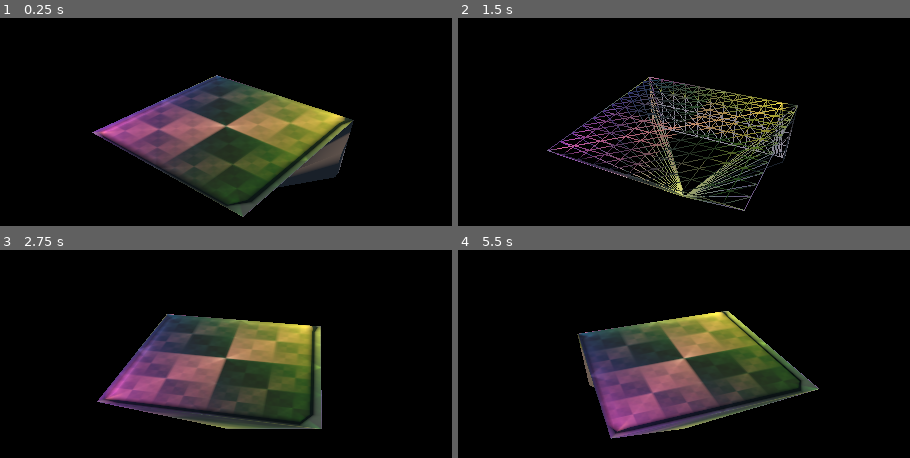
Above: before the commit, frames 1-4 (two rows, left to right).
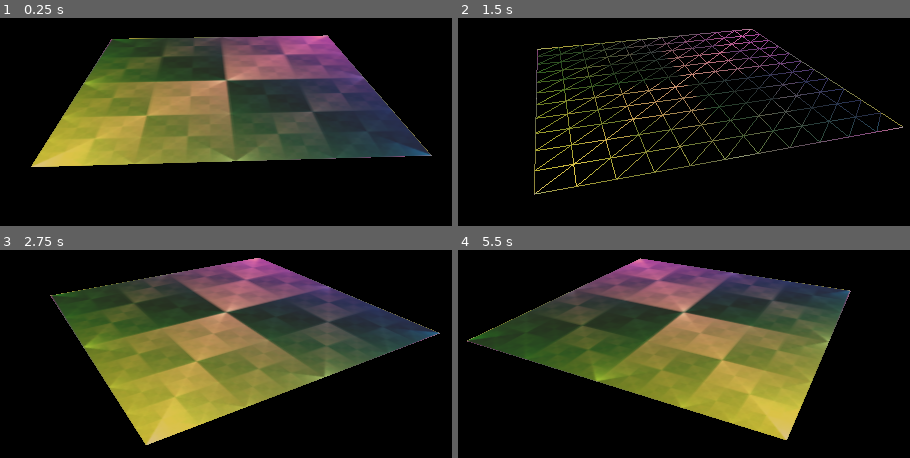
Above: after the commit, the same moments.

Repository: jinjagit/face_with_margin
Game: Godot game, scene res://Main.tscn
Same seed, same stepped clock (60 frames per second), same inputs: the game is played once before the commit and once after it.
Inputs:
- Up to frame 1 (0.25 s): no input
- Up to frame 2 (1.5 s): tap Enter at 0.5 s; hold P 0.53-1.28 s; tap P at 1.35 s
- Up to frame 3 (2.75 s): hold P from 2.03 s (still down)
- Up to frame 4 (5.5 s): release P at 2.78 s; tap P at 2.85, 4.35 s; hold P 3.53-4.28 s; hold P from 5.03 s (still down)

The runs differ from the first frame. In frame 1, 46% of the frame differs, in the area x 6-96%, y 8-96%; in frame 2, 16%; in frame 3, 44%; in frame 4, 44%.

Commit message:
recreate simple face mesh as first vertices, triengels, etc

Diff:
--- a/FaceWithMargin.gd
+++ b/FaceWithMargin.gd
@@ -1,6 +1,6 @@
 tool
 extends MeshInstance
-class_name FaceWithMarginOLD2
+class_name FaceWithMargin
 
 export var normal : Vector3
 
@@ -13,74 +13,112 @@
 	var sz := pointOnUnitCube.z * sqrt(1.0 - x2 / 2.0 - y2 / 2.0 + x2 * y2 / 3.0)
 	return Vector3(sx, sy, sz)
 
-func vertex_pos(x : int, y : int, resolution: int):
-	var dX = 1.0 * x / (resolution - 1)
-	var dY = 1.0 * y / (resolution - 1)
-	var posX = dX - 0.5
-	var posY = dY - 0.5
+func displace_vertically(factor : float, step: float):
+	var v_offset : float = factor * step * 2.0
 
-	return Vector3(posX, posY, 0)
+	var new_normal := Vector3(0.0, 0.0, 0.0)
+	if normal.z > 0.0:
+		new_normal = Vector3(0.0, 0.0, normal.z - v_offset)
+	elif normal.z < 0.0:
+		new_normal = Vector3(0.0, 0.0, normal.z + v_offset)
+	elif normal.y > 0.0:
+		new_normal = Vector3(0.0, normal.y - v_offset, 0.0)
+	elif normal.y < 0.0:
+		new_normal = Vector3(0.0, normal.y + v_offset, 0.0)
+	elif normal.x > 0.0:
+		new_normal = Vector3(normal.x - v_offset, 0.0, 0.0)
+	else:
+		new_normal = Vector3(normal.x + v_offset, 0.0, 0.0)
+
+	return new_normal
 
 func generate_mesh():
-	var st = SurfaceTool.new()
+	var arrays := []
+	arrays.resize(Mesh.ARRAY_MAX)
 
-	st.begin(Mesh.PRIMITIVE_TRIANGLES)
+	var vertex_array := PoolVector3Array()
+	var uv_array := PoolVector2Array()
+	var normal_array := PoolVector3Array()
+	var index_array := PoolIntArray()
 
-	var resolution : int = 11
-	var margin : int = 3
-	var width : int = resolution + (2 * margin)
-	var offset : float = margin / width
+	var resolution := 12
+	var margin := 0
+	var step = 1.0 / (resolution - 1) # We can probably lose this.
+	var num_vertices : int = resolution * resolution + (margin * (resolution - 1) * 4)
+	var num_indices : int = (resolution - 1) * (resolution -1) * 6 + (margin * (resolution - 1) * 24)
+
+	vertex_array.resize(num_vertices)
+	uv_array.resize(num_vertices)
+	normal_array.resize(num_vertices)
+	index_array.resize(num_indices)
+
+	var tri_index : int = 0
+	var axisA := Vector3(normal.y, normal.z, normal.x)
+	var axisB : Vector3 = normal.cross(axisA)
+	var percent := Vector2(0.0, 0.0)
+	var pointOnUnitCube := Vector3(0.0, 0.0, 0.0)
+	var factor := 0.0
 	var i : int = 0
 
-	var axisA := Vector3(normal.y, normal.z, normal.x)
-	var axisB : Vector3 = normal.cross(axisA)
-	for y in range(margin + 1):
-		for x in range(width):
-			# So, how to calculate position neatly? (flat plane for now)
-			# 0 - 3   /   3 - 13   / 13 - 16
-			# < margin / x >= margin and x < width - margin   / x >= width - margin
+	# For reference, the default percent calc:
+	# var percent := Vector2(x, y) / (resolution - 1)
 
-			var percent := Vector2(x, y) / (width - 1) # change to resolution when only used for face
-			var pointOnUnitCube : Vector3 = normal + (percent.x - 0.5) * 2.0 * axisA + (percent.y - 0.5) * 2.0 * axisB
+	for y in range(resolution):
+		for x in range(resolution):
+			percent = Vector2(x, y) / (resolution - 1)
+			pointOnUnitCube = normal + (percent.x - 0.5) * 2.0 * axisA + (percent.y - 0.5) * 2.0 * axisB
+			# Must convert integers to floats!
+			uv_array[i] = Vector2((x * 1.0) / (resolution - 1), (y * 1.0) / (resolution - 1))
 
+			#vertex_array[i] = spherize(pointOnUnitCube)
+			vertex_array[i] = pointOnUnitCube
 
+			if x != resolution - 1 and y != resolution - 1:
+				index_array[tri_index + 2] = i
+				index_array[tri_index + 1] = i + resolution + 1
+				index_array[tri_index] = i + resolution
 
-			# wind 'backwards' for now, so all are visible 'outside' cube
-			if x > 0 and y > 0:
-				st.add_index(i - width - 1);
-				st.add_index(i - 1);
-				st.add_index(i);
-
-				st.add_index(i - width - 1);
-				st.add_index(i);
-				st.add_index(i - width);
-
-			if y <= margin:            # top margin
-				if x <= margin:
-					st.add_uv(Vector2(x / (margin), y / (margin)))
-				if x > margin and x < width - margin - 1:
-					# x from 1 @ 3 to 0 @ 13
-					st.add_uv(Vector2((width - margin - x - 1) / resolution, y / (margin)))
-				if x >= width - margin - 1:
-					st.add_uv(Vector2((x - resolution + 1) / (margin), y / (margin)))
-
-			#elif x < margin:          # left margin
-			#elif x >= width - margin: # right margin
-			#elif y >= margin:         # bottom margin
-			#else:                     # actual face
-
-			st.add_normal(normal)
-			st.add_vertex(pointOnUnitCube)
+				index_array[tri_index + 5] = i
+				index_array[tri_index + 4] = i + 1
+				index_array[tri_index + 3] = i + resolution + 1
+				tri_index += 6
 
 			i += 1
 
+	# Calculate normal for each triangle
+	for a in range(0, index_array.size(), 3):
+		var b : int = a + 1
+		var c : int = a + 2
+		var ab : Vector3 = vertex_array[index_array[b]] - vertex_array[index_array[a]]
+		var bc : Vector3 = vertex_array[index_array[c]] - vertex_array[index_array[b]]
+		var ca : Vector3 = vertex_array[index_array[a]] - vertex_array[index_array[c]]
+		var cross_ab_bc : Vector3 = ab.cross(bc) * -1.0
+		var cross_bc_ca : Vector3 = bc.cross(ca) * -1.0
+		var cross_ca_ab : Vector3 = ca.cross(ab) * -1.0
+		normal_array[index_array[a]] += cross_ab_bc + cross_bc_ca + cross_ca_ab
+		normal_array[index_array[b]] += cross_ab_bc + cross_bc_ca + cross_ca_ab
+		normal_array[index_array[c]] += cross_ab_bc + cross_bc_ca + cross_ca_ab
 
+	# Normalize length of normals
+	for j in range(normal_array.size()):
+		normal_array[j] = normal_array[j].normalized()
 
-	call_deferred("_update_mesh", st)
+	arrays[Mesh.ARRAY_VERTEX] = vertex_array
+	arrays[Mesh.ARRAY_NORMAL] = normal_array
+	arrays[Mesh.ARRAY_TEX_UV] = uv_array
+	arrays[Mesh.ARRAY_INDEX] = index_array
 
-func _update_mesh(st):
-	mesh = st.commit()
+	print("n vertices {v}".format({"v":vertex_array.size()}))
+	print("uv0: {v}".format({"v":uv_array[9]}))
+	print("normal: {v}".format({"v":normal}))
+
+	call_deferred("_update_mesh", arrays)#
+
+func _update_mesh(arrays : Array):
+	var _mesh := ArrayMesh.new()
+	_mesh.add_surface_from_arrays(Mesh.PRIMITIVE_TRIANGLES, arrays)
+	self.mesh = _mesh
 
 # Called every frame. 'delta' is the elapsed time since the previous frame.
 func _process(delta):
-	rotate_object_local(Vector3(0, 1, 0), delta/20)
+	rotate_object_local(Vector3(0, 1, 0), delta/5)
--- a/FaceWithMarginMesh.gd
+++ b/FaceWithMarginMesh.gd
@@ -1,6 +1,6 @@
 tool
 extends MeshInstance
-class_name FaceWithMargin
+class_name FaceWithMarginOLD2
 
 export var normal : Vector3
 
--- a/Main.tscn
+++ b/Main.tscn
@@ -6,7 +6,7 @@
 transform = Transform( 1, 0, 0, 0, 1, 0, 0, 0, 1, 0, -0.00535631, 0 )
 
 [node name="Camera" type="Camera" parent="."]
-transform = Transform( 1, 0, 0, 0, 0.71674, 0.69734, 0, -0.69734, 0.71674, 0, 2.82067, 3.28009 )
+transform = Transform( 1, 0, 0, 0, 0.71674, 0.69734, 0, -0.69734, 0.71674, 0, 1.97349, 2.39049 )
 current = true
 
 [node name="Planet" parent="." instance=ExtResource( 1 )]
--- a/Planet.tscn
+++ b/Planet.tscn
@@ -2,7 +2,7 @@
 
 [ext_resource path="res://Planet.gd" type="Script" id=1]
 [ext_resource path="res://Sierpinski_square.jpg" type="Texture" id=2]
-[ext_resource path="res://FaceWithMarginMesh.gd" type="Script" id=4]
+[ext_resource path="res://FaceWithMargin.gd" type="Script" id=3]
 
 [sub_resource type="SpatialMaterial" id=1]
 albedo_texture = ExtResource( 2 )
@@ -10,8 +10,7 @@
 [node name="Planet" type="Spatial"]
 script = ExtResource( 1 )
 
-[node name="FaceWithMargin" type="MeshInstance" parent="."]
-transform = Transform( -0.739393, 0, 0.677629, 0, 1, 0, -0.677629, 0, -0.739393, 0, 0, 0 )
+[node name="Up" type="MeshInstance" parent="."]
 material_override = SubResource( 1 )
-script = ExtResource( 4 )
+script = ExtResource( 3 )
 normal = Vector3( 0, 1, 0 )
--- a/project.godot
+++ b/project.godot
@@ -12,7 +12,7 @@
 "base": "MeshInstance",
 "class": "FaceWithMargin",
 "language": "GDScript",
-"path": "res://FaceWithMarginMesh.gd"
+"path": "res://FaceWithMargin.gd"
 }, {
 "base": "MeshInstance",
 "class": "FaceWithMarginOLD",
@@ -22,7 +22,7 @@
 "base": "MeshInstance",
 "class": "FaceWithMarginOLD2",
 "language": "GDScript",
-"path": "res://FaceWithMargin.gd"
+"path": "res://FaceWithMarginMesh.gd"
 }, {
 "base": "MeshInstance",
 "class": "PlanetMeshFace",
